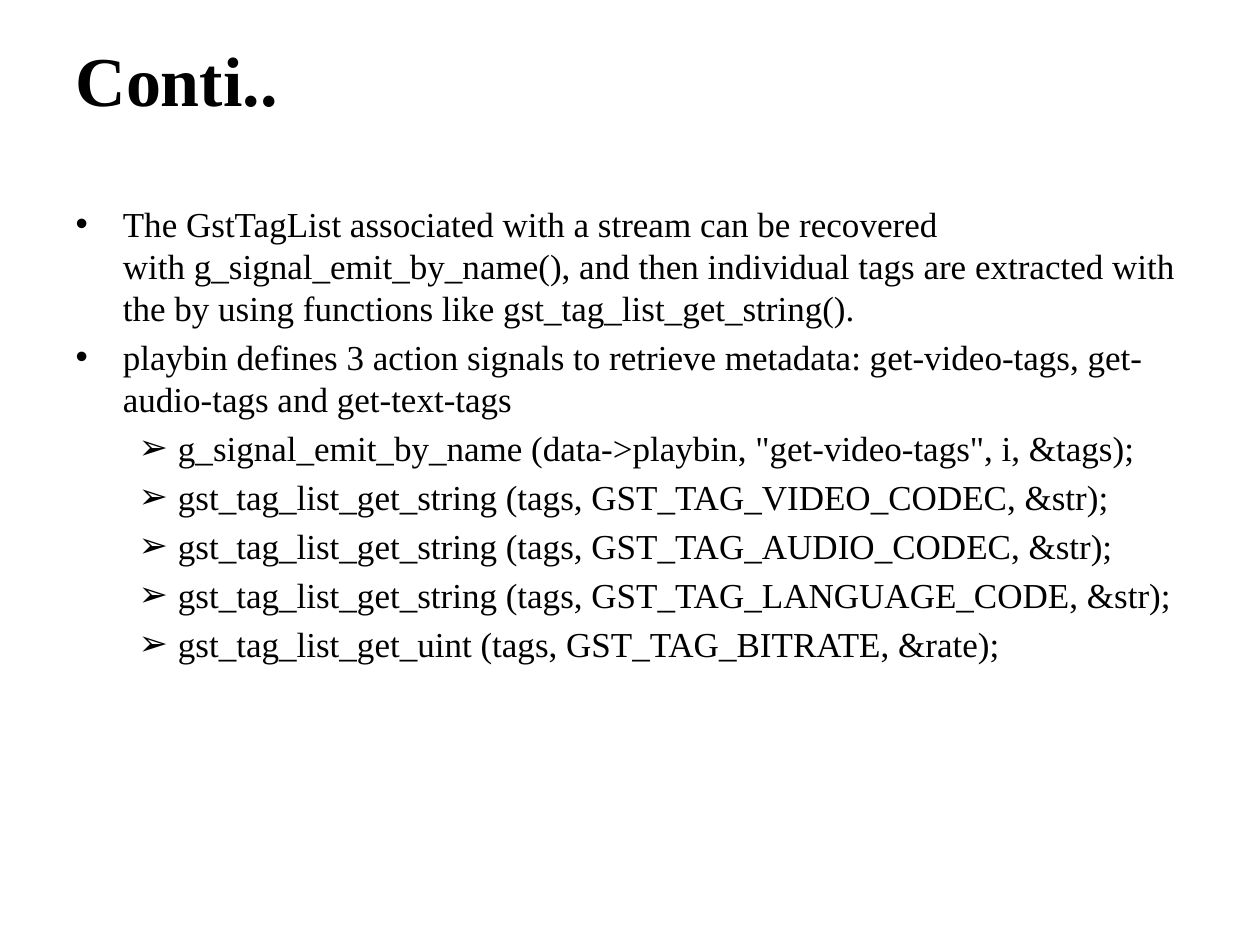
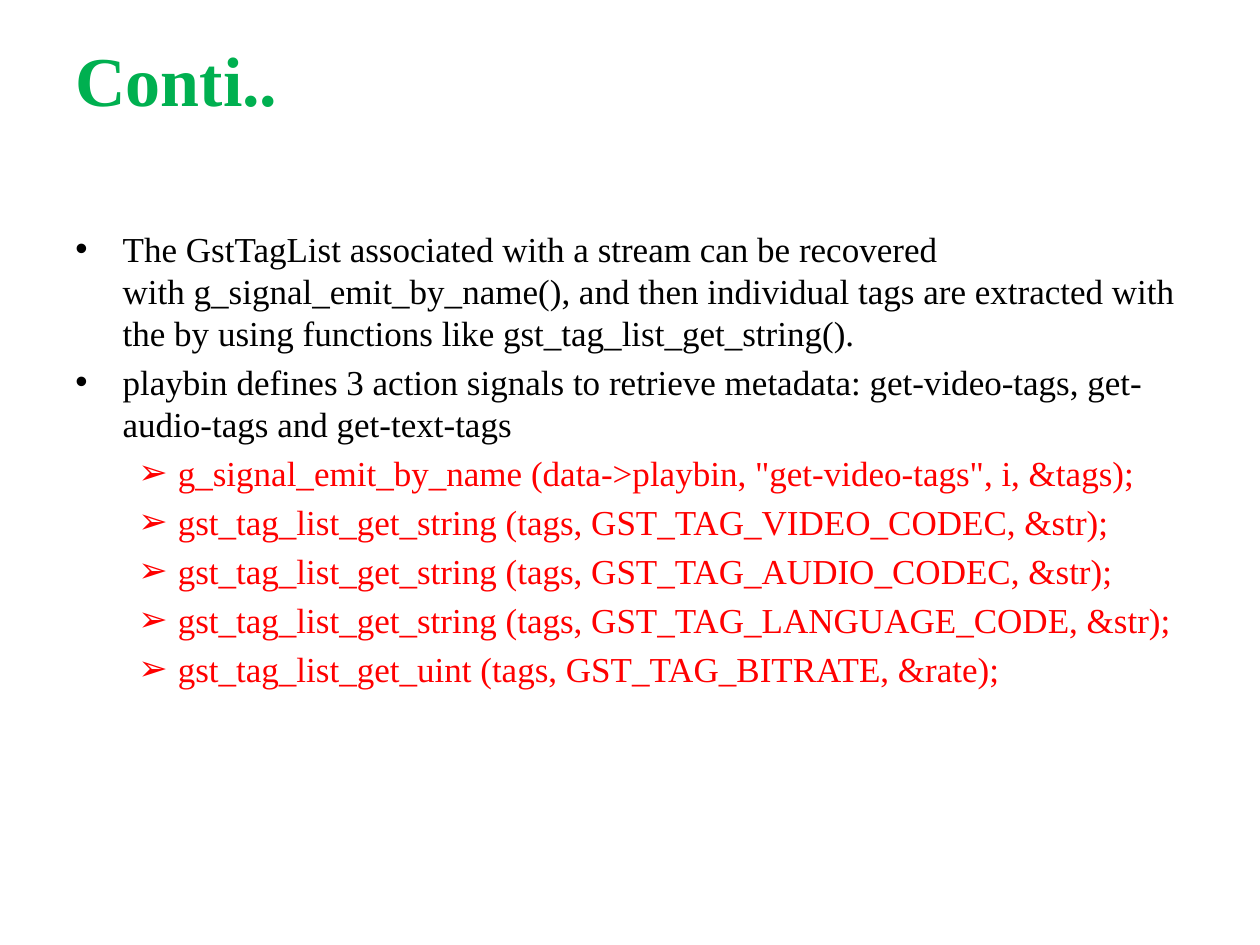
Before and after one commit to shashikala-katthi/TSHtraining, a slide deck: slide 15 of Video/Docs/Gstreamer.pptx (slide 9 before the commit). Drawn at 1260x945 pixels with LibreOffice and Linux fonts; fonts in the diff are those of the drawing. Boxes give left, top, right and bottom in pixels: in the first picture for what was removed or moved away, otherwise in the second. Text is boxed around its words. In the diff, an @@ line names an element or a change of style, - is before the commit and + after.

```diff
--- a/Video/Docs/Gstreamer.pptx
+++ b/Video/Docs/Gstreamer.pptx
@@ text "Conti.." at (75,57,277,107): text colour #000000 to #00B050 @@
@@ text "The GstTagList associated with a ..." at (123,237,1174,689): text colour #000000 to #FF0000 in "g_signal_emit_by_name (data->playbin, "get-video-tags", i, & ...", "gst_tag_list_get_string (tags, GST_TAG_VIDEO_CODEC, &str);", "gst_tag_list_get_string (tags, GST_TAG_AUDIO_CODEC, &str);", "gst_tag_list_get_string (tags, GST_TAG_LANGUAGE_CODE, &str);" and 1 more places; indent changed @@
```
Also in this commit, not shown: 19 other slides changed, 7 slides added.
